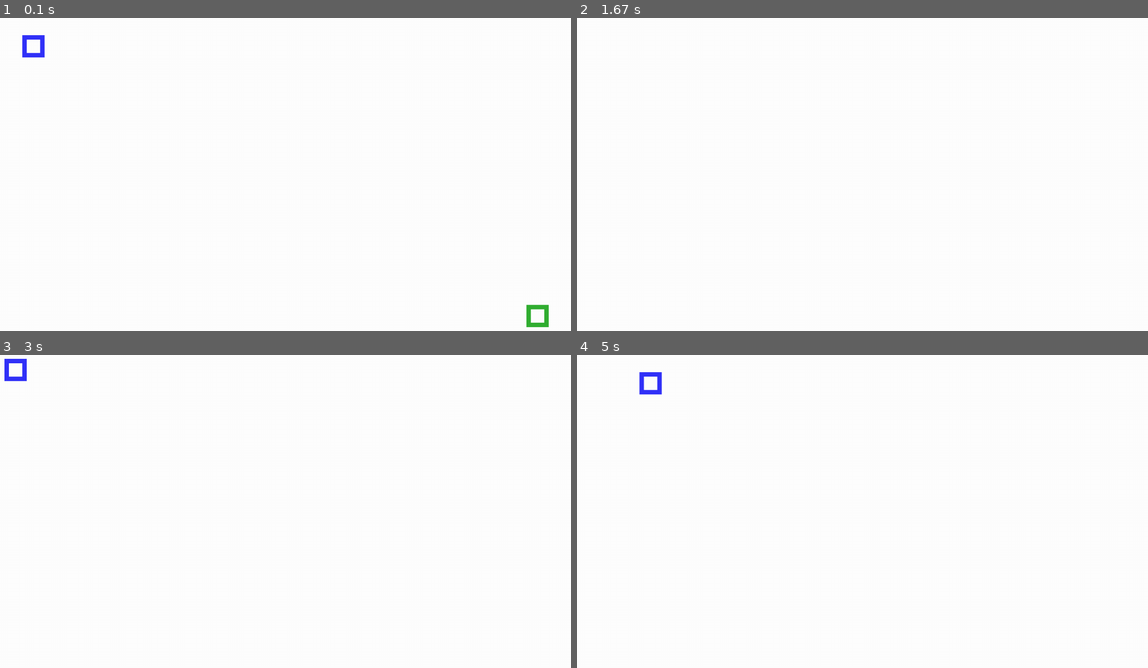
Above: before the commit, frames 1-4 (two rows, left to right).
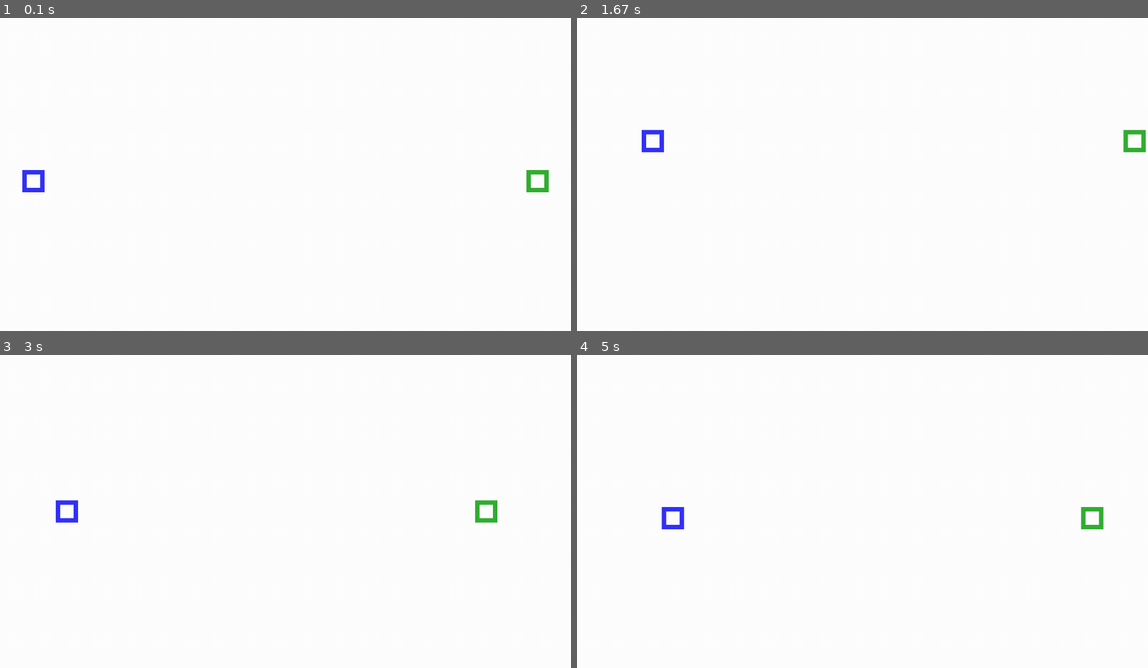
Above: after the commit, the same moments.

Repository: OscarVinhNguyen/Projects_with_Python
Game: pygame game, started from Rock_Paper_Scissors/pygame_rock_paper_scissors.py
The game is run twice, just before and just after one commit, with the same random seed, the same clock (stepped at 60 frames per second) and the same inputs.
Inputs:
- Up to frame 1 (0.1 s): no input
- Up to frame 2 (1.67 s): hold A 0.33-0.8 s; hold Right 0.33-0.8 s; hold Right 0.83-1.3 s; hold D 0.83-1.3 s; hold Up 1.33-1.63 s; hold W 1.33-1.63 s
- Up to frame 3 (3 s): hold Right 1.67-2.13 s; hold D 1.67-2.13 s; hold Left 2.17-2.7 s; hold A 2.17-2.7 s; hold Down from 2.73 s (still down); hold S from 2.73 s (still down)
- Up to frame 4 (5 s): release Down at 3.03 s; release S at 3.03 s; hold Left 3.07-3.47 s; hold A 3.07-3.47 s; hold Up 3.5-3.87 s; hold W 3.5-3.87 s; hold Right 3.9-4.53 s; hold D 3.9-4.53 s; hold Down 4.57-4.93 s; hold S 4.57-4.93 s; hold Left from 4.97 s (still down); hold A from 4.97 s (still down)

The runs differ from the first frame. In frame 1, 0.8% of the frame differs, in the area x 3-97%, y 5-99%; in frame 2, 0.4%; in frame 3, 0.6%; in frame 4, 0.6%.

Commit message:
Update 1.0.0

Diff:
--- a/Rock_Paper_Scissors/pygame_rock_paper_scissors.py
+++ b/Rock_Paper_Scissors/pygame_rock_paper_scissors.py
@@ -9,7 +9,9 @@
 import pygame
 import time
 
-win = pygame.display.set_mode((1280, 756))
+win_w = 1280
+win_h = 756
+win = pygame.display.set_mode((win_w, win_h))
 
 pygame.display.set_caption("Rock, Paper, Scissors, Shoot")
 
@@ -25,8 +27,8 @@
 		self.y = y
 		self. spd = spd
 
-player_1 = Player(mode='player', color=(50, 50, 250), x=50, y=50, spd=10)
-player_2 = Player(mode='player', color=(50, 175, 50), x=1280-100, y=756-100, spd=10)
+player_1 = Player(mode='player', color=(50, 50, 250), x=50, y=win_h/2-25, spd=5)
+player_2 = Player(mode='player', color=(50, 175, 50), x=win_w-100, y=win_h/2-25, spd=5)
 
 run = True
 while run:
@@ -38,26 +40,26 @@
 	pygame.draw.rect(win, (255, 255, 255), (player_1.x+10, player_1.y+10, 30, 30))
 
 	keys = pygame.key.get_pressed()
-	if keys[pygame.K_a]:
+	if keys[pygame.K_a] and player_1.x > player_1.spd:
 		player_1.x -= player_1.spd
-	if keys[pygame.K_d]:
+	if keys[pygame.K_d] and player_1.x < win_w - 50 - player_1.spd:
 		player_1.x += player_1.spd
-	if keys[pygame.K_w]:
+	if keys[pygame.K_w] and player_1.y > player_1.spd:
 		player_1.y -= player_1.spd
-	if keys[pygame.K_s]:
+	if keys[pygame.K_s] and player_1.y < win_h - 50 - player_1.spd:
 		player_1.y += player_1.spd
 
 	pygame.draw.rect(win, player_2.color, (player_2.x, player_2.y, 50, 50))
 	pygame.draw.rect(win, (255, 255, 255), (player_2.x+10, player_2.y+10, 30, 30))
 
 	keys = pygame.key.get_pressed()
-	if keys[pygame.K_LEFT]:
+	if keys[pygame.K_LEFT] and player_2.x > player_2.spd:
 		player_2.x -= player_2.spd
-	if keys[pygame.K_RIGHT]:
+	if keys[pygame.K_RIGHT] and player_2.x < win_w - 50 - player_2.spd:
 		player_2.x += player_2.spd
-	if keys[pygame.K_UP]:
+	if keys[pygame.K_UP] and player_2.y > player_2.spd:
 		player_2.y -= player_2.spd
-	if keys[pygame.K_DOWN]:
+	if keys[pygame.K_DOWN] and player_2.y < win_h - 50 - player_2.spd:
 		player_2.y += player_2.spd
 
 	pygame.display.update()
